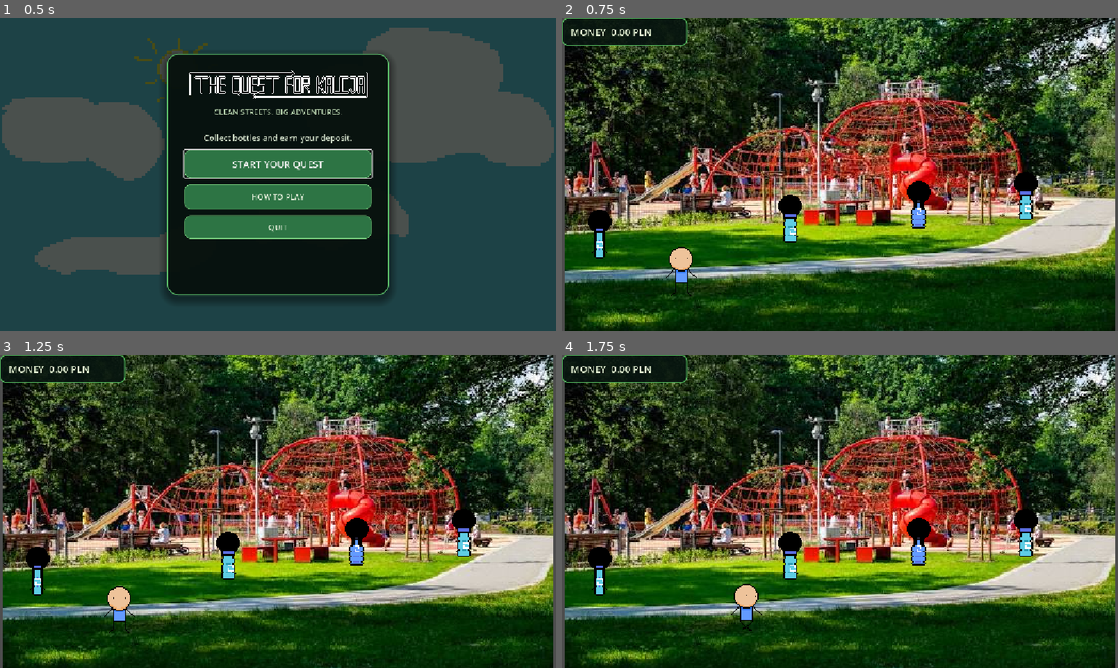
Above: before the commit, frames 1-4 (two rows, left to right).
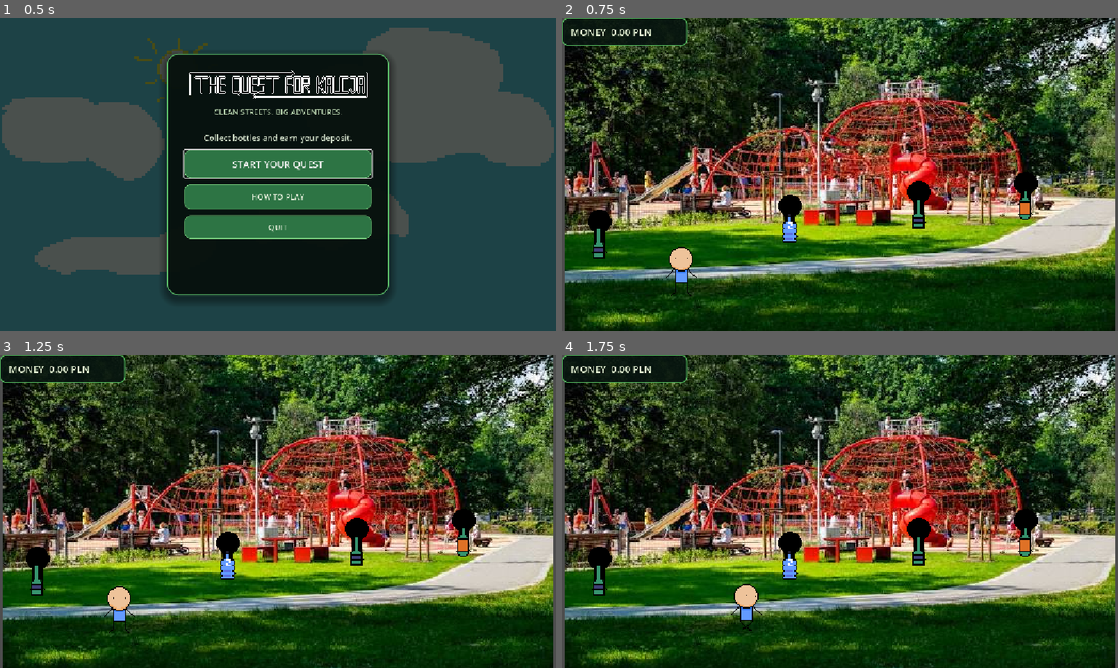
Above: after the commit, the same moments.

Repository: UBGC/quest_for_kaucja
Game: Godot game, scene res://main_menu.tscn
Two runs of this game, one before a commit and one after it. Both use one fixed random seed, a clock stepped at 60 frames per second and the inputs below.
Inputs (mouse positions are in pixels of both pictures, inside the frame that each line leads up to):
- Up to frame 1 (0.5 s): no input
- Up to frame 2 (0.75 s): click "START YOUR QUEST" at 0.5 s
- Up to frame 3 (1.25 s): no input
- Up to frame 4 (1.75 s): tap Enter at 1.25 s; move the mouse to (962, 495) at 1.27 s; hold D (Right) from 1.28 s (still down); hold Enter from 1.28 s (still down)

Frame 1 is identical in both runs. In frame 2, 0.7% of the frame differs, in the area x 5-85%, y 55-77%; in frame 3, 0.7%; in frame 4, 0.7%.

Commit message:
Reapply "Merge branch 'main' of https://github.com/UBGC/quest_for_kaucja"
This reverts commit f3fd6d640de99dd1bcda4ea1c7f27043d3fbe119.

Diff:
--- a/butelki.gd
+++ b/butelki.gd
@@ -1,71 +1,61 @@
-extends Node
+class_name Bottle
+extends Area2D
 
 # 1. Definicja flag bitowych za pomocą potęg dwójki (przesunięcie bitowe)
 const FLAG_SZKLANA = 1 << 0    # 1 (binarnie: 01)
 const FLAG_KAUCYJNA = 1 << 1  # 2 (binarnie: 10)
 var graczScena = preload("res://player.tscn")
-var value: float = 0.0
-@onready var bottle_sprite: AnimatedSprite2D = $AnimatedSprite2D
 
 var spritesheet: Texture2D = preload("res://BottleSpriteSheet.png")
+var value: float = 0.0
 
 # Baza danych 6 typów butelek (współrzędne na spritesheet w pikselach: Rect2(x, y, szerokość, wysokość))
 # Załóżmy, że każda ikonka butelki ma wymiary 32x64 piksele i leżą one w rzędzie obok siebie.
 var bottle_types = [
 	{
 		"flags": FLAG_KAUCYJNA, # Szklana (1) + Kaucyjna (2) = 3
-		"base_value": 1.0,
+		"base_value": 0.5,
 		"region": Rect2(0, 0, 13, 18)
 	},
 	{
-		"flags": FLAG_KAUCYJNA, # Kaucyjna
-		"base_value": 1.0,
+		"flags": 0,                 # Tylko Szklana (1)
+		"base_value": 0.5,
 		"region": Rect2(13, 0, 13, 18)
 	},
 	{
 		"flags": FLAG_KAUCYJNA,                # Tylko Kaucyjna (2)
-		"base_value": 1.0,
+		"base_value": 0.5,
 		"region": Rect2(26, 0, 13, 18)
 	},
 	{
 		"flags": FLAG_SZKLANA,                            # Zwykła (ani szklana, ani kaucyjna - np. plastykowa jednorazowa)
-		"base_value": 1.0,
+		"base_value": 0.5,
 		"region": Rect2(39, 0, 13, 18)
 	},
 	{
-		"flags": FLAG_SZKLANA, # Niekaucyjna
-		"base_value": 1.5,
+		"flags": FLAG_SZKLANA | FLAG_KAUCYJNA, # Kolejny wariant szklanej kaucyjnej
+		"base_value": 0.5,
 		"region": Rect2(52, 0, 13, 18)
 	},
 	{
 		"flags": FLAG_SZKLANA,                 # Kolejny wariant szklanej niekaucyjnej
-		"base_value": 1.2,
+		"base_value": 0.5,
 		"region": Rect2(65, 0, 13, 18)
 	}
 ]
 
 func _ready() -> void:
-	var dane_butelki = losuj_butelke()
-	value = dane_butelki["value"]
-	var klatki_animacji: SpriteFrames = bottle_sprite.sprite_frames.duplicate() as SpriteFrames
-	klatki_animacji.set_frame(&"bootle", 0, dane_butelki["texture"])
-	bottle_sprite.sprite_frames = klatki_animacji
-	get_tree().create_timer(6.0).timeout.connect(queue_free)
+	var bottle_data := losuj_butelke()
+	value = float(bottle_data["value"])
+
+	var frames: SpriteFrames = $AnimatedSprite2D.sprite_frames.duplicate()
+	frames.set_frame(&"bootle", 0, bottle_data["texture"] as Texture2D)
+	$AnimatedSprite2D.sprite_frames = frames
+	losuj_butelke()
 
 func losuj_butelke() -> Dictionary:
-	var kaucyjne = []
-	var niekaucyjne = []
-	for typ_butelki in bottle_types:
-		if (typ_butelki["flags"] & FLAG_KAUCYJNA) != 0:
-			kaucyjne.append(typ_butelki)
-		else:
-			niekaucyjne.append(typ_butelki)
-
-	var dane_butelki
-	if randf() < 0.25:
-		dane_butelki = niekaucyjne.pick_random()
-	else:
-		dane_butelki = kaucyjne.pick_random()
+	# 1. Losujemy jeden z 6 słowników z tablicy (Godot 4 ma wygodną funkcję pick_random())
+	var dane_butelki = bottle_types.pick_random()
 
 	# 2. Obliczamy ostateczną cenę na podstawie flag
 	var ostateczna_wartosc = oblicz_wartosc(dane_butelki["flags"], dane_butelki["base_value"])
@@ -97,5 +87,5 @@
 	return obliczona_wartosc
 
 
-func _on_body_entered(_body: Node2D) -> void:
-	queue_free()
+func _on_body_entered(_body: CharacterBody2D) -> void:
+	queue_free() #kuźwa załamię się projekt idzie tragicznie
